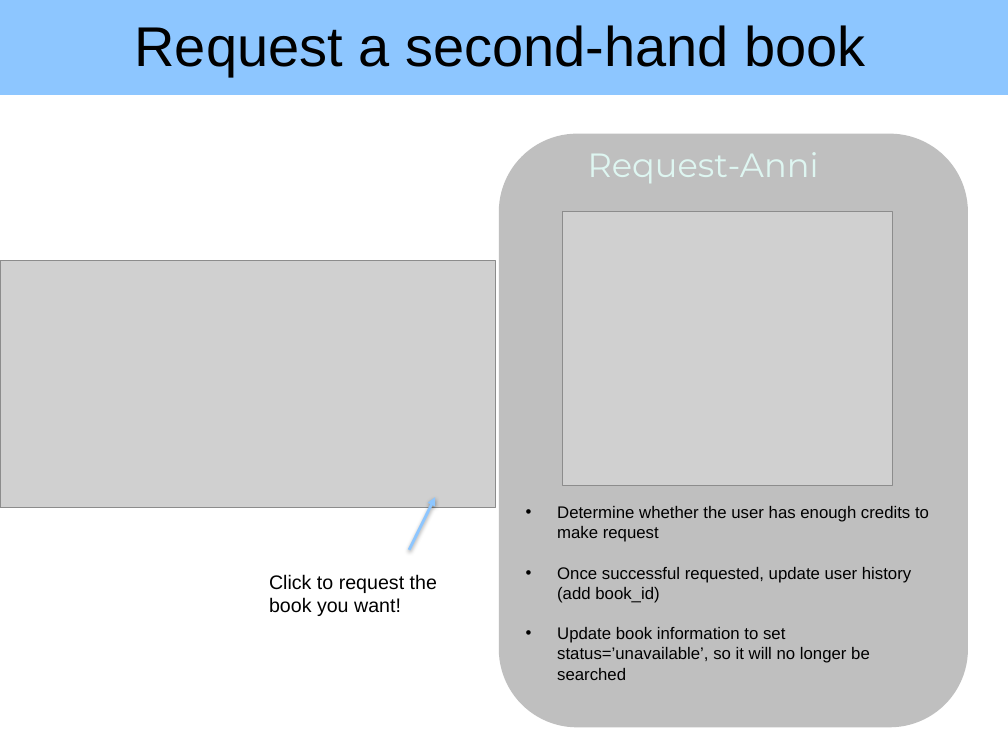
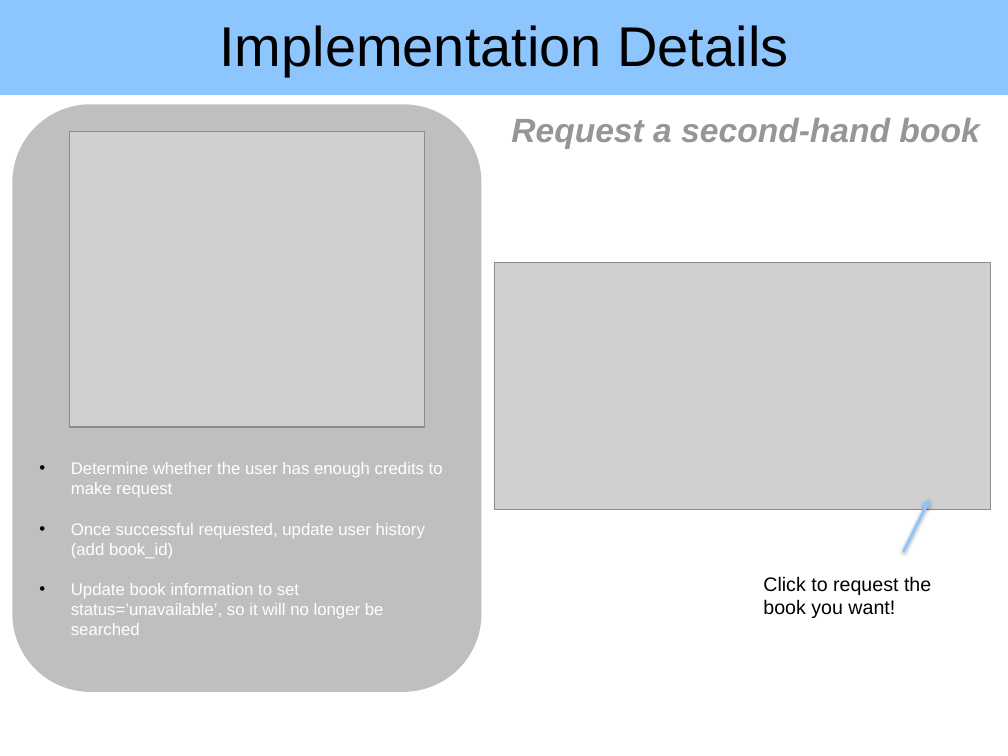
Before and after one commit to thcui/book-exchange, a slide deck: slide 7 of presentation-book-exchange.pptx (slide 5 before the commit). Drawn at 1008x756 pixels with LibreOffice and Linux fonts; fonts in the diff are those of the drawing; grey boxes stand for pictures; background and template pictures are left out. Boxes give left, top, right and bottom in pixels: in the first picture for what was removed or moved away, otherwise in the second. Text is boxed around its words. In the diff, an @@ line names an element or a change of style, - is before the commit and + after.

Commit message:
modify the style of presentation slides

```diff
--- a/presentation-book-exchange.pptx
+++ b/presentation-book-exchange.pptx
@@ title at bbox=[219, 25, 788, 75]: text changed @@
-Request a second-hand book
+Implementation Details
@@ rounded rectangle: place and size @@
-rounded rectangle at bbox=[499, 134, 968, 728]
+rounded rectangle at bbox=[12, 104, 481, 691]
@@ text added at bbox=[511, 118, 979, 149], 24 pt, text #969696, bold, italic @@
+Request a second-hand book
@@ picture: place and size @@
-picture at bbox=[562, 212, 893, 486]
+picture at bbox=[70, 132, 425, 427]
@@ text removed at bbox=[588, 152, 819, 183] @@
-Request-Anni
@@ text "Determine whether the user has ...": place and size @@
-text "Determine whether the user has ..." at bbox=[557, 506, 929, 680]
+text "Determine whether the user has ..." at bbox=[71, 462, 443, 635]
@@ text "Determine whether the user has ..." at bbox=[71, 462, 443, 635]: text colour #000000 to #FFFFFF @@
@@ 1 picture, 1 text, 1 arrow: place and size @@
-1 picture, 1 text, 1 arrow at bbox=[0, 261, 496, 616]
+1 picture, 1 text, 1 arrow at bbox=[494, 263, 990, 618]
```
Also in this commit, not shown: 6 other slides changed, 2 slides added.
